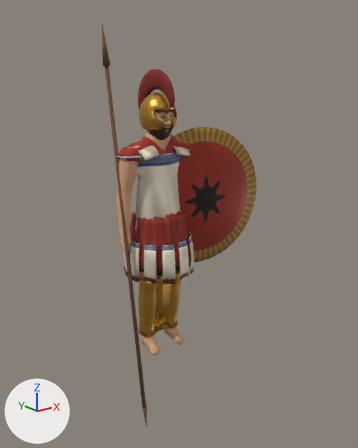
Two versions of the glTF model modelos/personaje_hoplita.glb, one commit apart.
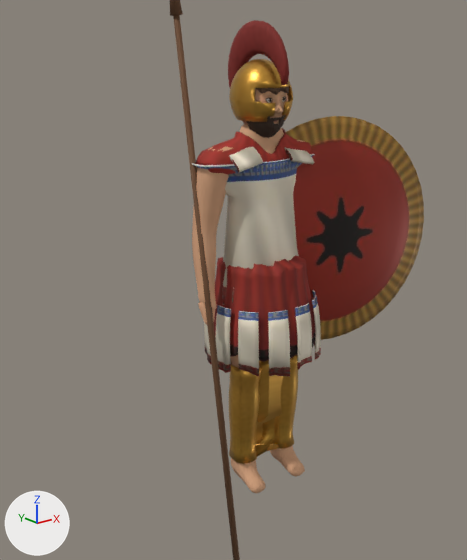
There are two pictures of each version: one whole from a 50 mm lens placed at (-1.92, -2.63, 1.95), pointed at (0.21, 0.03, 0.89), one close up on the part from 0% to 79% of the width and 13% to 88% of the height. The lights are fixed; the arrows at lower left show +X, +Y and +Z. The last two pictures show the newer version. Vertices at exactly the same position are counted once.

Objects in the first close-up: 'casco', 'cimera', 'coraza', 'escudo', 'greba', 'greba.001', 'hombrera', 'hombrera.001', 'hoplita_cabeza', 'hoplita_cuerpo', 'lanza', 'pteryges', 'quiton_corto' and 3 more.
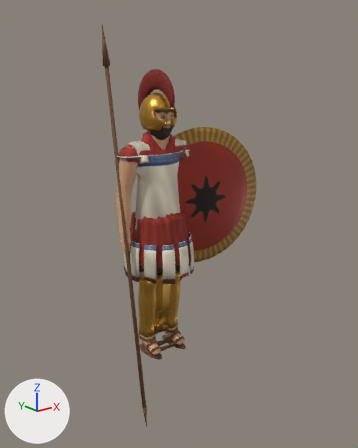
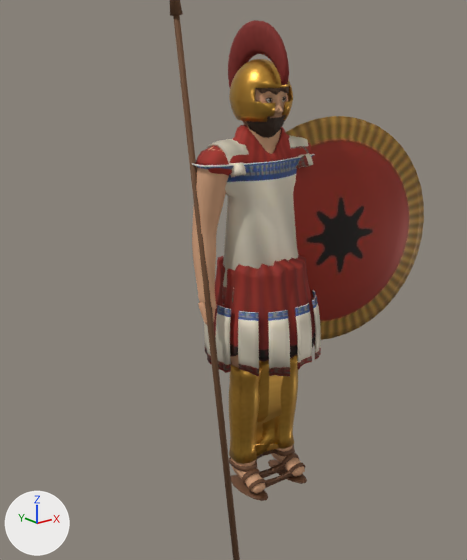
Location of each change, (x1, y1, x2, y2) in pixels of the close-ups (467 x 560 px; the box of a moved part takes in the faces that stretch with it):
'quiton_corto', reshaped: before (196, 128, 315, 362); after (196, 125, 315, 362)
'hombrera.001', reshaped: before (229, 147, 263, 173); after (206, 139, 249, 178)
'hombrera', reshaped (19% narrower, 74% taller): before (285, 147, 315, 165); after (289, 136, 313, 168)
'suela.003', added: after (231, 475, 268, 501)
'suela.002', added: after (268, 459, 307, 484)
'correa.010', added: after (242, 466, 286, 486)
'correa.007', added: after (244, 453, 299, 486)
'correa.008', added: after (253, 462, 306, 493)
'correa.009', added: after (229, 454, 263, 472)
'correa.011', added: after (248, 471, 305, 493)
'correa.006', added: after (263, 445, 295, 457)
part 3 of me_quiton_corto, moved or reshaped: before (205, 128, 311, 273); after (205, 125, 311, 273)

Diff of the bpy script that builds the scene:
```diff
--- a/modelos/personaje_hoplita.glb.py
+++ b/modelos/personaje_hoplita.glb.py
@@ me_hombrera @@
-me_hombrera.from_pydata(...)  # 44 vertices, 84 faces; spans x 0.072..0.185, y -0.116..0.116, z 1.397..1.485
+me_hombrera.from_pydata(...)  # 150 vertices, 296 faces; spans x 0.078..0.206, y -0.12..0.12, z 1.367..1.516
+# me_hombrera part 1: 44 vertices removed from x 0.072..0.185, y -0.116..0.116, z 1.397..1.485; 150 vertices added at x 0.078..0.206, y -0.12..0.12, z 1.367..1.516
 me_hombrera.materials.append(mat_coraza)
@@ me_hombrera_001 @@
-me_hombrera_001.from_pydata(...)  # 44 vertices, 84 faces; spans x -0.188..-0.075, y -0.126..0.126, z 1.406..1.499
+me_hombrera_001.from_pydata(...)  # 150 vertices, 296 faces; spans x -0.206..-0.078, y -0.12..0.12, z 1.368..1.516
+# me_hombrera_001 part 2: 44 vertices removed from x -0.188..-0.075, y -0.126..0.126, z 1.406..1.499; 150 vertices added at x -0.206..-0.078, y -0.12..0.12, z 1.368..1.516
 me_hombrera_001.materials.append(mat_coraza)
@@ me_quiton_corto @@
-me_quiton_corto.from_pydata(...)  # 5904 vertices, 11808 faces; spans x -0.285..0.281, y -0.23..0.231, z 0.641..1.54
+me_quiton_corto.from_pydata(...)  # 5904 vertices, 11808 faces; spans x -0.286..0.281, y -0.23..0.231, z 0.641..1.565
+# me_quiton_corto part 3: 4699 of 5904 vertices moved; they spanned x -0.285..0.281, y -0.203..0.203, z 0.682..1.54 and now span x -0.286..0.281, y -0.203..0.203, z 0.682..1.565; mean shift (0.0, 0.0, 0.008); largest move (0.149, -0.002, 1.41) -> (0.274, 0.0, 1.432)
 me_quiton_corto.materials.append(mat_quiton_rojo)
@@ ob_suela_003 @@
+ob_suela_003 = bpy.data.objects.new('suela.003', me_suela_003)  # 82 vertices, 160 faces; spans x -0.156..-0.06, y -0.16..0.1, z -0.011..0.007; in mat_cuero_001 (picture img_cuero)
+ob_suela_003.location = (0.0, 0.0, 0.0)
@@ ob_suela_002 @@
+ob_suela_002 = bpy.data.objects.new('suela.002', me_suela_002)  # 82 vertices, 160 faces; spans x 0.06..0.156, y -0.16..0.1, z -0.011..0.007; in mat_cuero_001 (picture img_cuero)
+ob_suela_002.location = (0.0, 0.0, 0.0)
@@ ob_correa_011 @@
+ob_correa_011 = bpy.data.objects.new('correa.011', me_correa_011)  # 64 vertices, 128 faces; spans x -0.151..0.144, y -0.119..-0.08, z 0.005..0.071; in mat_cuero_001 (picture img_cuero)
+ob_correa_011.location = (0.0, 0.0, 0.0)
@@ ob_correa_010 @@
+ob_correa_010 = bpy.data.objects.new('correa.010', me_correa_010)  # 64 vertices, 128 faces; spans x -0.152..0.149, y -0.075..-0.028, z 0.018..0.102; in mat_cuero_001 (picture img_cuero)
+ob_correa_010.location = (0.0, 0.0, 0.0)
@@ ob_correa_009 @@
+ob_correa_009 = bpy.data.objects.new('correa.009', me_correa_009)  # 64 vertices, 128 faces; spans x -0.155..0.074, y -0.064..0.077, z 0.093..0.115; in mat_cuero_001 (picture img_cuero)
+ob_correa_009.location = (0.0, 0.0, 0.0)
@@ ob_correa_008 @@
+ob_correa_008 = bpy.data.objects.new('correa.008', me_correa_008)  # 64 vertices, 128 faces; spans x -0.145..0.152, y -0.119..-0.08, z 0.005..0.071; in mat_cuero_001 (picture img_cuero)
+ob_correa_008.location = (0.0, 0.0, 0.0)
@@ ob_correa_007 @@
+ob_correa_007 = bpy.data.objects.new('correa.007', me_correa_007)  # 64 vertices, 128 faces; spans x -0.148..0.152, y -0.075..-0.028, z 0.018..0.102; in mat_cuero_001 (picture img_cuero)
+ob_correa_007.location = (0.0, 0.0, 0.0)
@@ ob_correa_006 @@
+ob_correa_006 = bpy.data.objects.new('correa.006', me_correa_006)  # 64 vertices, 128 faces; spans x -0.074..0.155, y -0.064..0.077, z 0.093..0.115; in mat_cuero_001 (picture img_cuero)
+ob_correa_006.location = (0.0, 0.0, 0.0)
```
